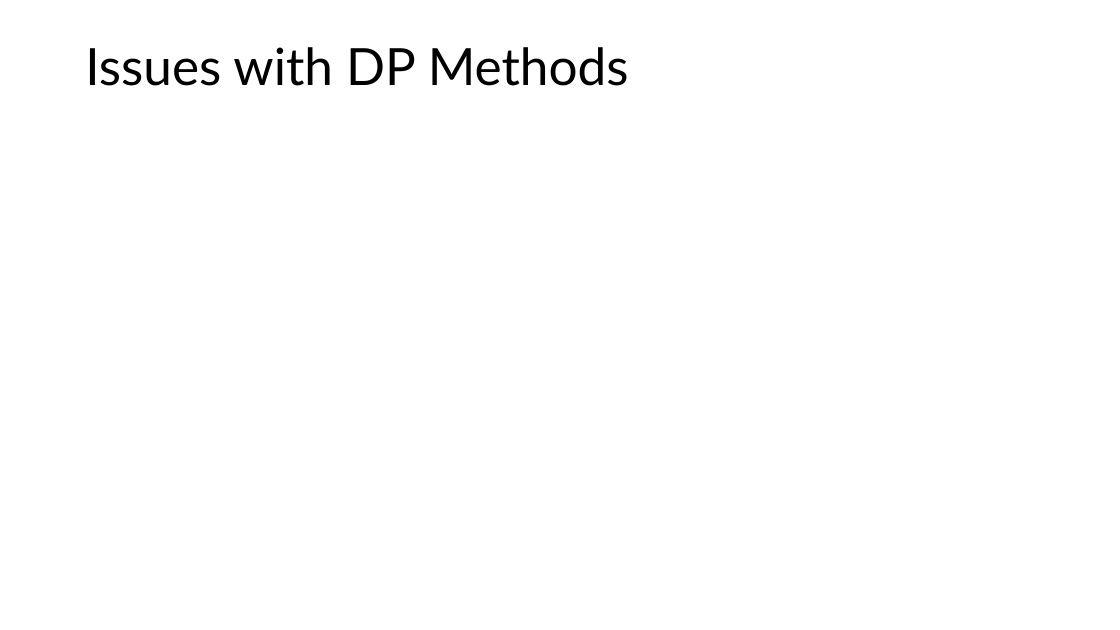
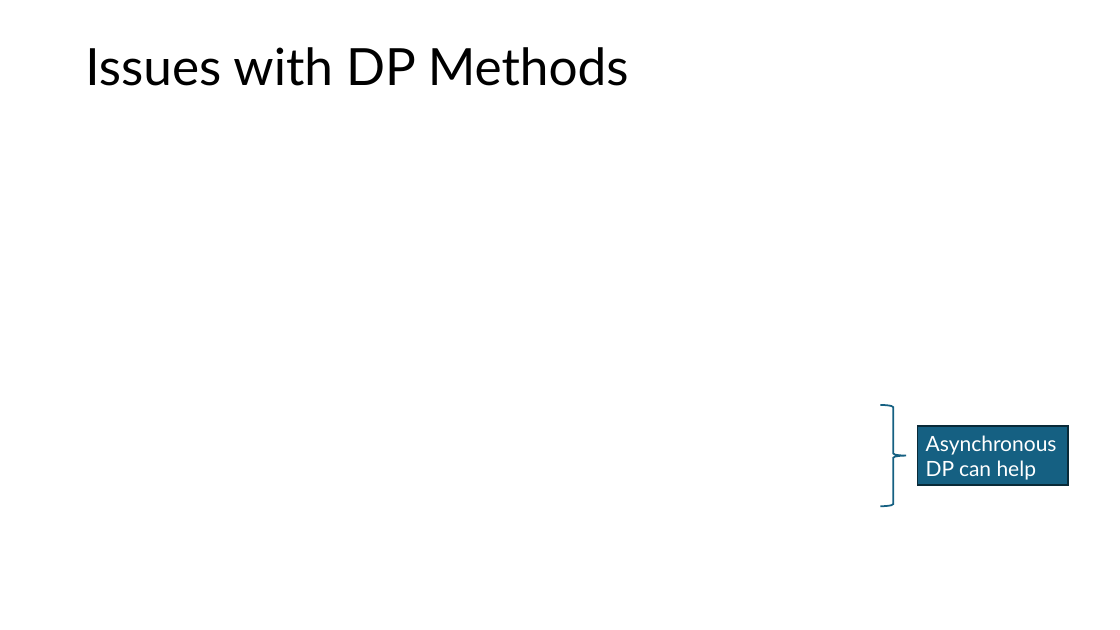
Before and after one commit to mhahsler/Introduction_to_Reinforcement_Learning, a slide deck: slide 23 of slides/Lecture_Chapter04.pptx (slide 20 before the commit). Drawn at 1120x630 pixels with LibreOffice and Linux fonts; fonts in the diff are those of the drawing; grey boxes stand for pictures. Boxes give left, top, right and bottom in pixels: in the first picture for what was removed or moved away, otherwise in the second. Text is boxed around its words. In the diff, an @@ line names an element or a change of style, - is before the commit and + after.

```diff
--- a/slides/Lecture_Chapter04.pptx
+++ b/slides/Lecture_Chapter04.pptx
@@ right brace added at box(881, 405, 907, 507), outline #156082 1.5 pt @@
@@ rectangle added at box(918, 426, 1068, 486), fill #156082, outline #092A39 1.5 pt, 18 pt, text #FFFFFF @@
+Asynchronous DP can help
```
Also in this commit, not shown: 2 other slides changed, 1 slide added, 21 other files.
